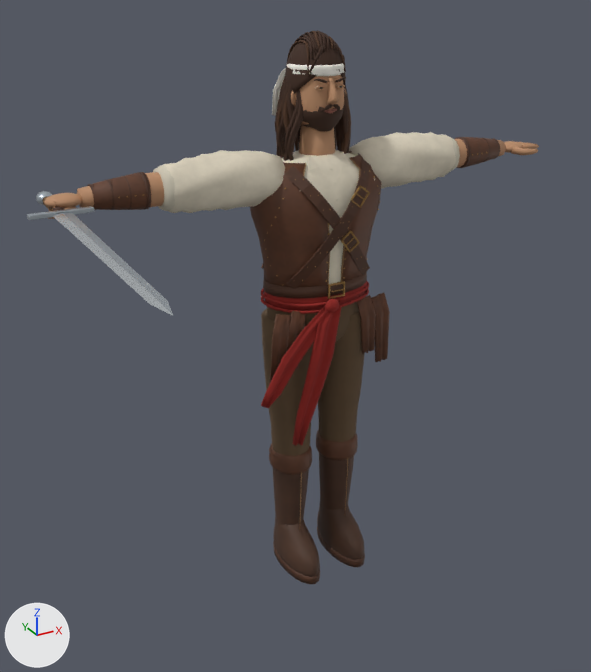
One commit to the glTF model assets/models/guerrier.glb: the scene before it, then after it.
One viewpoint serves both versions: a 50 mm lens placed at (-1.27, -2.18, 1.98), pointed at (-0.15, -0.14, 0.96). The lights are fixed; the arrows at lower left show +X, +Y and +Z. The older version comes first. Vertices at exactly the same position are counted once.

The older version as bpy lines, for what is in view:
```python
ob_epee_acier = bpy.data.objects.new('Epee_Acier', me_lame_droite)
ob_epee_acier.location = (0.0, 0.0, 0.0)
ob_guerrier_anime = bpy.data.objects.new('Guerrier_Anime', me_corps_base)
ob_guerrier_anime.location = (0.0, 0.0, 0.0)
```
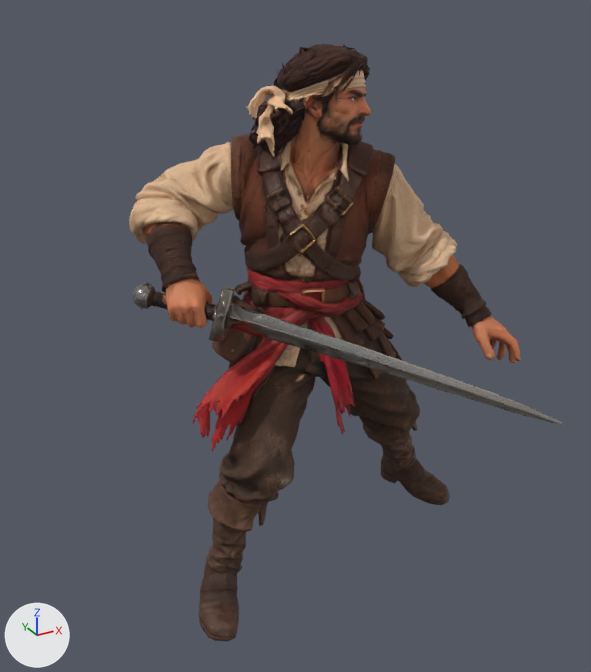
What changed in the scene script:
```text
Add img_medieval_swordsman_3d_model_normal:
    img_medieval_swordsman_3d_model_normal = load_image('medieval_swordsman_3d_model_normal', '_unpacked/medieval_swordsman_3d_model_normal', 1024, 1024, 'Non-Color')
Add img_medieval_swordsman_3d_model_basecolor:
    img_medieval_swordsman_3d_model_basecolor = load_image('medieval_swordsman_3d_model_basecolor', '_unpacked/medieval_swordsman_3d_model_basecolor', 2048, 2048, 'sRGB')
Add img_medieval_swordsman_3d_model_rm:
    img_medieval_swordsman_3d_model_rm = load_image('medieval_swordsman_3d_model_rm', '_unpacked/medieval_swordsman_3d_model_rm', 1024, 1024, 'Non-Color')
Change mat_cuir_gilet:
    remove # nodes: BsdfPrincipled, Math, NormalMap, OutputMaterial, SeparateColor, TexImage x3
    remove # uses the picture img_cuir_gilet_couleur
    remove # uses the picture img_cuir_normal
    remove # uses the picture img_cuir_rugosite
    nodes: BsdfPrincipled, NormalMap, OutputMaterial, SeparateColor, TexImage x3
    uses the picture img_medieval_swordsman_3d_model_basecolor
    uses the picture img_medieval_swordsman_3d_model_normal
    uses the picture img_medieval_swordsman_3d_model_rm
Add mat_acier_epee_texture:
    mat_acier_epee_texture = bpy.data.materials.new('Acier_Epee_Texture')
    # uses the picture img_medieval_swordsman_3d_model_basecolor
    # uses the picture img_medieval_swordsman_3d_model_normal
    # uses the picture img_medieval_swordsman_3d_model_rm
Add mat_guerrier_texture_originale:
    mat_guerrier_texture_originale = bpy.data.materials.new('Guerrier_Texture_Originale')
    # uses the picture img_medieval_swordsman_3d_model_basecolor
    # uses the picture img_medieval_swordsman_3d_model_normal
    # uses the picture img_medieval_swordsman_3d_model_rm
Change me_lame_droite:
    used by ob_epee_acier; location = (0.0, 0.0, 0.0)
    remove me_lame_droite.from_pydata(...)  # 427 vertices, 834 faces; spans x -0.888..-0.718, y -0.863..0.142, z 1.399..1.437
    remove me_lame_droite.materials.append(mat_acier)  # light grey #c0cad1
    remove me_lame_droite.materials.append(mat_acier_tranchant)  # white #dde3e7
    remove me_lame_droite.materials.append(mat_cuir_sangles)
    remove me_lame_droite.materials.append(mat_fil_cuir)  # brown #93734c
    add me_lame_droite.from_pydata(...)  # 885 vertices, 927 faces; spans x -0.348..0.587, y -0.582..-0.089, z 0.665..1.072
    me_lame_droite part 1: 885 vertices added at x -0.348..0.587, y -0.582..-0.089, z 0.665..1.072
    me_lame_droite part 2: 427 vertices removed from x -0.888..-0.718, y -0.863..0.142, z 1.399..1.437
    add me_lame_droite.materials.append(mat_acier_epee_texture)
Add me_meshes_0:
    me_meshes_0.from_pydata(...)  # 28401 vertices, 35073 faces; spans x -0.6..0.64, y -0.34..0.38, z 0.0..1.8
    # faces by material slot: [31031, 4042]
    me_meshes_0.materials.append(mat_guerrier_texture_originale)
    me_meshes_0.materials.append(mat_cuir_gilet)
Remove ob_guerrier_anime:
    ob_guerrier_anime = bpy.data.objects.new('Guerrier_Anime', me_corps_base)
    ob_guerrier_anime.location = (0.0, 0.0, 0.0)
Add ob_guerrier_importe:
    ob_guerrier_importe = bpy.data.objects.new('Guerrier_Importe', me_meshes_0)
    ob_guerrier_importe.location = (0.0, 0.0, 0.0)
```

Changed parts and their boxes (x1, y1, x2, y2) in the pictures (591 x 672 px):
'Guerrier_Importe', added (brown): after (129, 44, 521, 641)
    faces in mat_guerrier_texture_originale: (129, 44, 521, 641)
    faces in mat_cuir_gilet: (227, 167, 393, 299)
'Guerrier_Anime', deleted (brown): before (44, 31, 539, 584)
'Epee_Acier', reshaped, recoloured (125% wider, 6% shorter): before (27, 191, 173, 316); after (234, 308, 564, 425)
part 1 of me_lame_droite, added: after (234, 308, 564, 425)
part 2 of me_lame_droite, deleted: before (27, 191, 173, 316)
